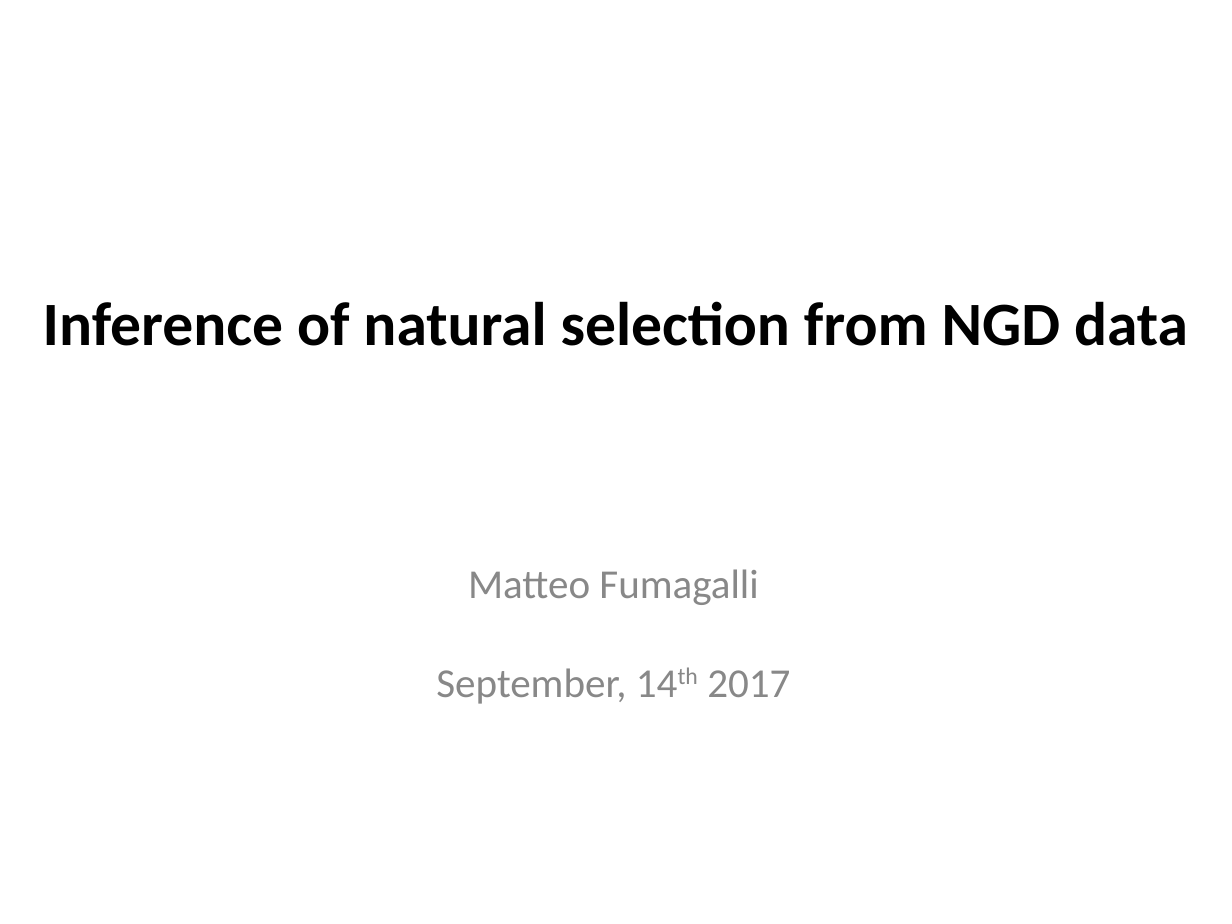
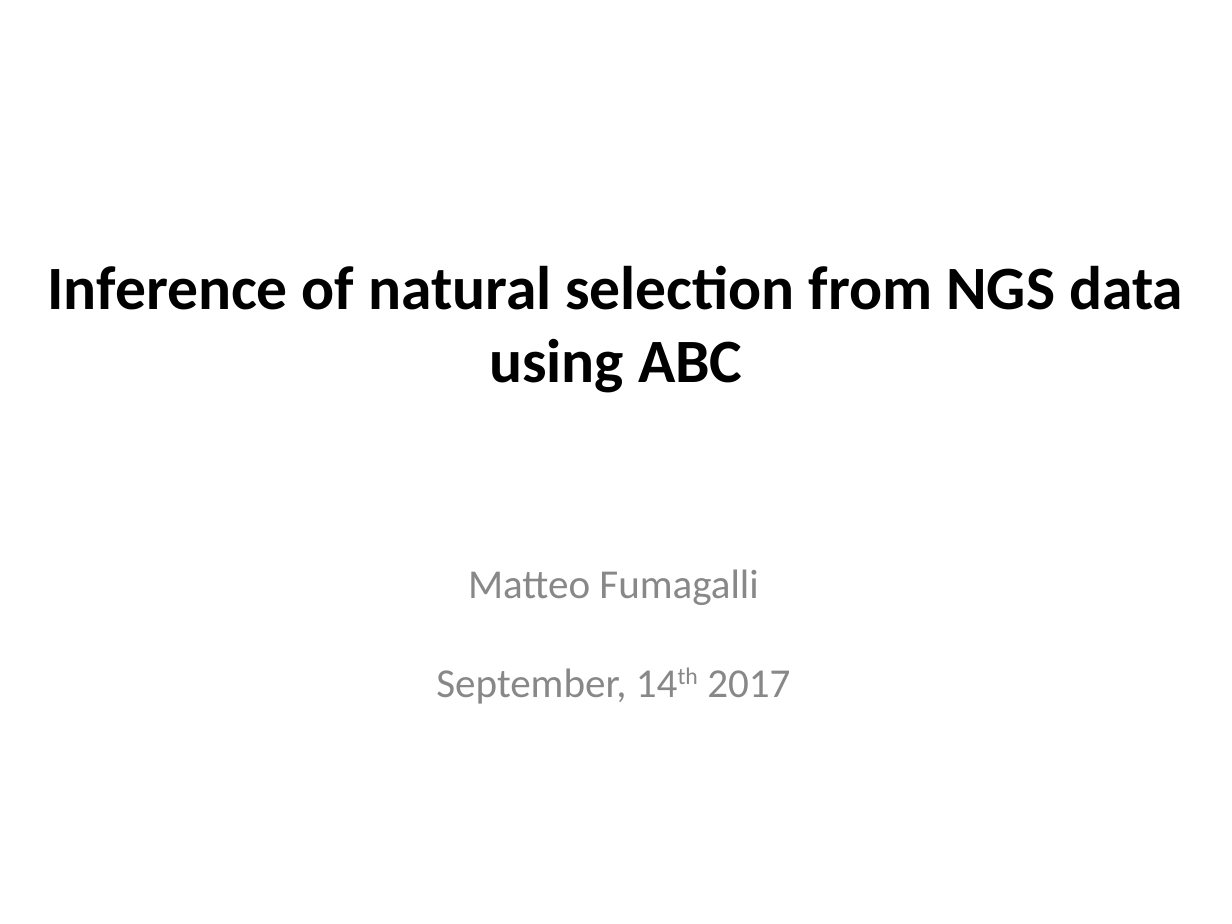
Before and after one commit to mfumagalli/Tjarno, a slide deck: slide 1 of Slides/Selection/selection.odp. Drawn at 1232x924 pixels with LibreOffice and Linux fonts; fonts in the diff are those of the drawing. Boxes give left, top, right and bottom in pixels: in the first picture for what was removed or moved away, otherwise in the second. Text is boxed around its words. In the diff, an @@ line names an element or a change of style, - is before the commit and + after.

```diff
--- a/Slides/Selection/selection.odp
+++ b/Slides/Selection/selection.odp
@@ title at [48,265,1183,393]: text changed @@
-Inference of natural selection from NGD data
+Inference of natural selection from NGS data using ABC
```
Also in this commit, not shown: 1 other file.
